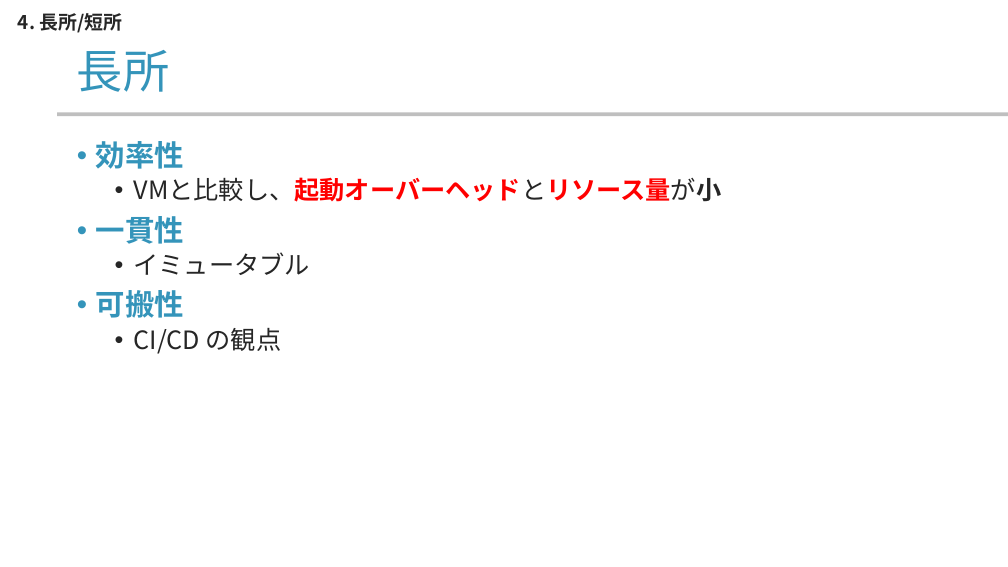
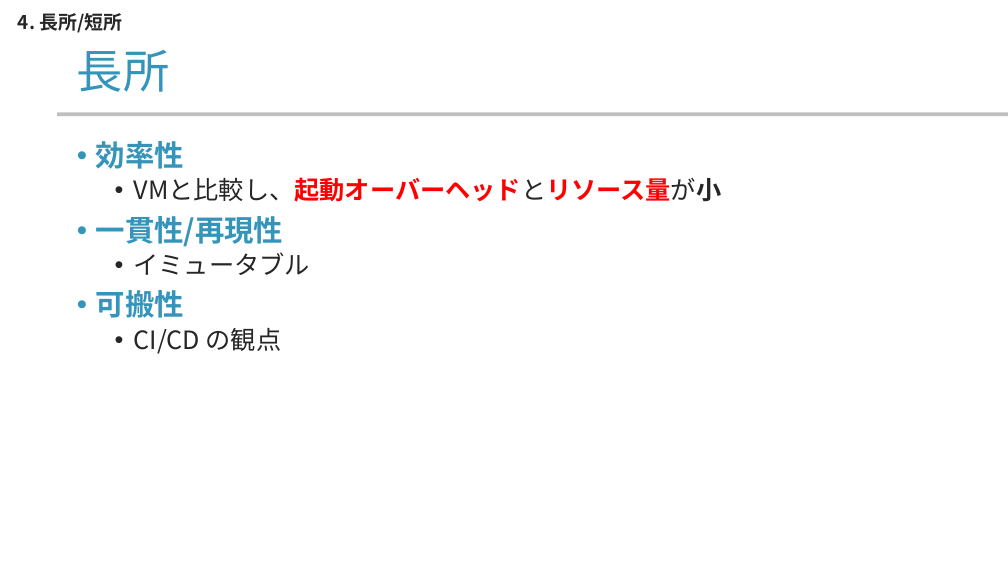
Before and after one commit to yamada-ai/java-prac, a slide deck: slide 16 of docker-container.pptx (slide 14 before the commit). Drawn at 1008x567 pixels with LibreOffice and Linux fonts; fonts in the diff are those of the drawing; background and template pictures are left out. Boxes give left, top, right and bottom in pixels: in the first picture for what was removed or moved away, otherwise in the second. Text is boxed around its words. In the diff, an @@ line names an element or a change of style, - is before the commit and + after.

```diff
--- a/docker-container.pptx
+++ b/docker-container.pptx
@@ text at (96, 216, 284, 247): text changed @@
-• 一貫性
+• 一貫性/再現性
```
Also in this commit, not shown: 4 other slides changed, 2 slides added.
